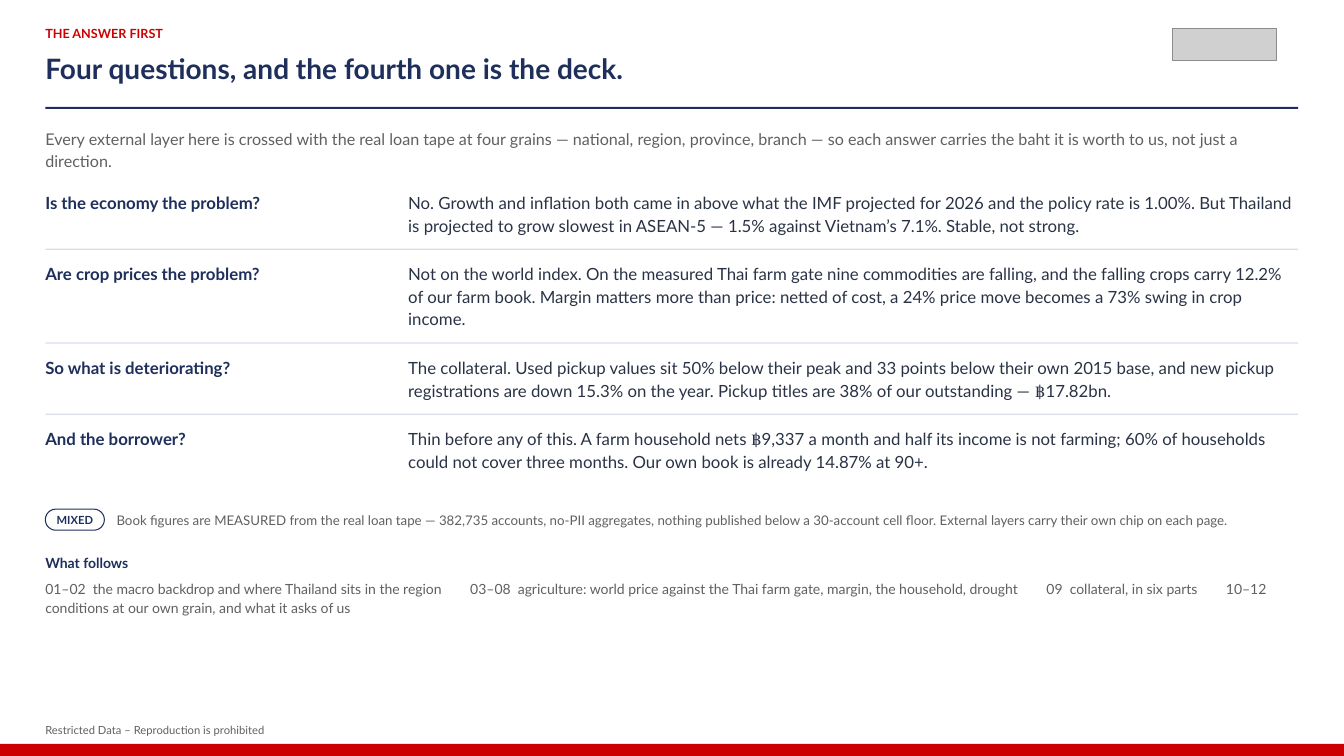
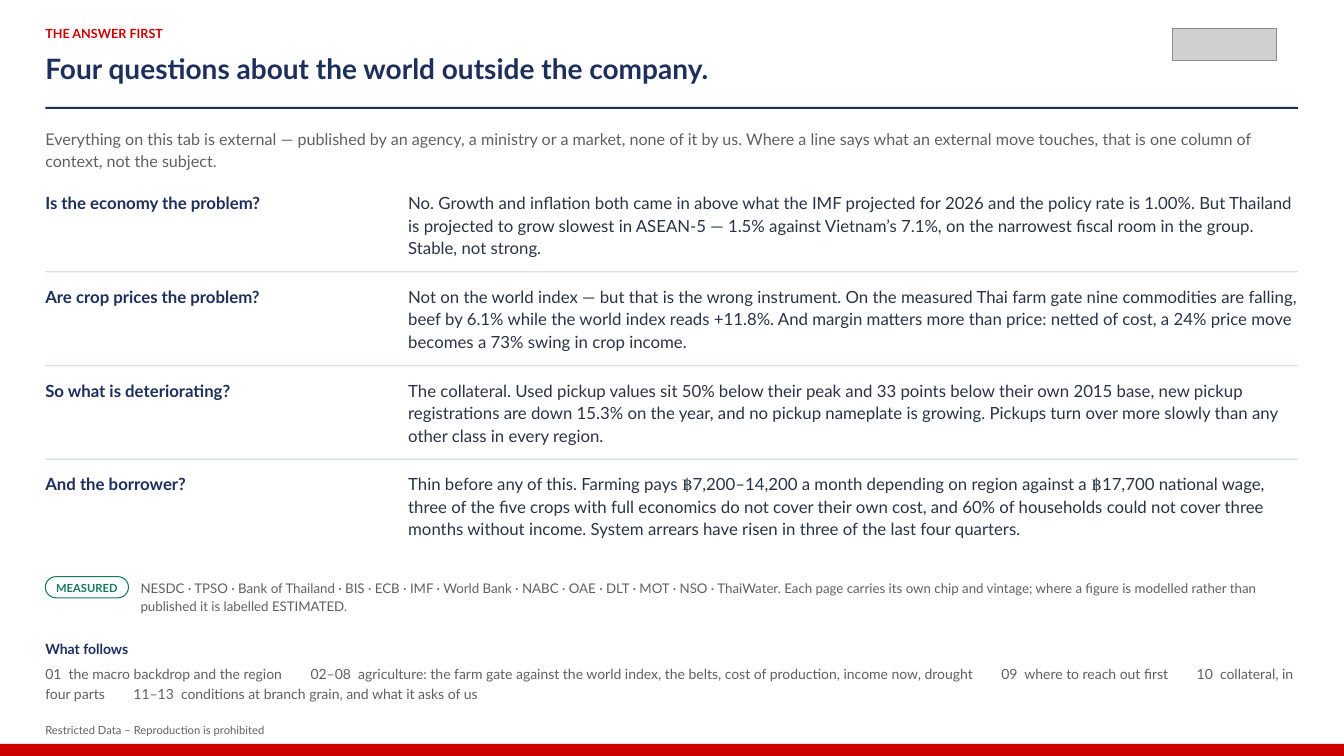
Before and after one commit to kaustavb2101/competitive-intel, a slide deck: slide 2 of docs/decks/mcom-2026-08-05-macro.pptx. Drawn at 1344x756 pixels with LibreOffice and Linux fonts; fonts in the diff are those of the drawing; grey boxes stand for pictures. Boxes give left, top, right and bottom in pixels: in the first picture for what was removed or moved away, otherwise in the second. Text is boxed around its words. In the diff, an @@ line names an element or a change of style, - is before the commit and + after.

```diff
--- a/docs/decks/mcom-2026-08-05-macro.pptx
+++ b/docs/decks/mcom-2026-08-05-macro.pptx
@@ text at bbox=[45, 58, 708, 84]: text changed @@
-Four questions, and the fourth one is the deck.
+Four questions about the world outside the company.
@@ text at bbox=[45, 133, 1252, 170]: text changed @@
-Every external layer here is crossed with the real loan tape at four grains — national, region, province, branch — so each answer carries the baht it is worth to us, not just a direction.
+Everything on this tab is external — published by an agency, a ministry or a market, none of it by us. Where a line says what an external move touches, that is one column of context, not the subject.
@@ text at bbox=[408, 196, 1292, 257]: text changed @@
-No. Growth and inflation both came in above what the IMF projected for 2026 and the policy rate is 1.00%. But Thailand is projected to grow slowest in ASEAN-5 — 1.5% against Vietnam’s 7.1%. Stable, not strong.
+No. Growth and inflation both came in above what the IMF projected for 2026 and the policy rate is 1.00%. But Thailand is projected to grow slowest in ASEAN-5 — 1.5% against Vietnam’s 7.1%, on the narrowest fiscal room in the group. Stable, not strong.
@@ text at bbox=[408, 290, 1297, 351]: text changed @@
-Not on the world index. On the measured Thai farm gate nine commodities are falling, and the falling crops carry 12.2% of our farm book. Margin matters more than price: netted of cost, a 24% price move becomes a 73% swing in crop income.
+Not on the world index — but that is the wrong instrument. On the measured Thai farm gate nine commodities are falling, beef by 6.1% while the world index reads +11.8%. And margin matters more than price: netted of cost, a 24% price move becomes a 73% swing in crop income.
@@ 2 texts, 2 rectangles: place and size @@
-2 texts, 2 rectangles at bbox=[45, 249, 1299, 377]
+2 texts, 2 rectangles at bbox=[45, 271, 1299, 400]
@@ text at bbox=[408, 384, 1278, 445]: text changed @@
-The collateral. Used pickup values sit 50% below their peak and 33 points below their own 2015 base, and new pickup registrations are down 15.3% on the year. Pickup titles are 38% of our outstanding — ฿17.82bn.
+The collateral. Used pickup values sit 50% below their peak and 33 points below their own 2015 base, new pickup registrations are down 15.3% on the year, and no pickup nameplate is growing. Pickups turn over more slowly than any other class in every region.
@@ text "And the borrower?": place and size @@
-text "And the borrower?" at bbox=[45, 432, 186, 445]
+text "And the borrower?" at bbox=[45, 477, 186, 490]
@@ rectangle: place and size @@
-rectangle at bbox=[45, 413, 1299, 414]
+rectangle at bbox=[45, 459, 1299, 460]
@@ text at bbox=[408, 477, 1265, 538]: text changed @@
-Thin before any of this. A farm household nets ฿9,337 a month and half its income is not farming; 60% of households could not cover three months. Our own book is already 14.87% at 90+.
+Thin before any of this. Farming pays ฿7,200–14,200 a month depending on region against a ฿17,700 national wage, three of the five crops with full economics do not cover their own cost, and 60% of households could not cover three months without income. System arrears have risen in three of the last four quarters.
@@ rounded rectangle: place and size @@
-rounded rectangle at bbox=[45, 509, 105, 530]
+rounded rectangle at bbox=[45, 577, 128, 598]
@@ rounded rectangle at bbox=[45, 577, 128, 598]: outline #1E2F5C 0.75 pt to #15795F 0.75 pt @@
@@ text at bbox=[56, 584, 118, 592]: text changed; text colour #1E2F5C to #15795F @@
-MIXED
+MEASURED
@@ text at bbox=[141, 583, 1256, 613]: text changed @@
-Book figures are MEASURED from the real loan tape — 382,735 accounts, no-PII aggregates, nothing published below a 30-account cell floor. External layers carry their own chip on each page.
+NESDC · TPSO · Bank of Thailand · BIS · ECB · IMF · World Bank · NABC · OAE · DLT · MOT · NSO · ThaiWater. Each page carries its own chip and vintage; where a figure is modelled rather than published it is labelled ESTIMATED.
@@ text "What follows": place and size @@
-text "What follows" at bbox=[45, 557, 128, 568]
+text "What follows" at bbox=[45, 643, 128, 654]
@@ text at bbox=[45, 668, 973, 702]: text changed @@
-01–02 the macro backdrop and where Thailand sits in the region 03–08 agriculture: world price against the Thai farm gate, margin, the household, drought 09 collateral, in six parts 10–12 conditions at our own grain, and what it asks of us
+01 the macro backdrop and the region 02–08 agriculture: the farm gate against the world index, the belts, cost of production, income now, drought 09 where to reach out first 10 collateral, in four parts 11–13 conditions at branch grain, and what it asks of us
```
Also in this commit, not shown: 12 other slides changed, 5 slides added, 6 slides removed, 1 other file.
